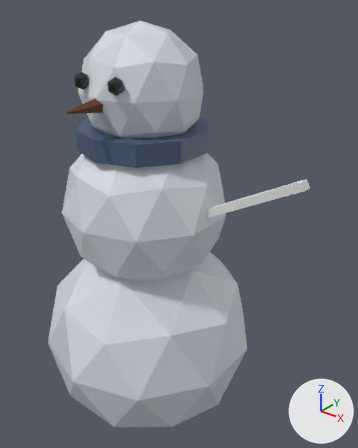
Renders of the glTF model world/human_realm/village/assets/village_snowman.glb from each side of a commit.
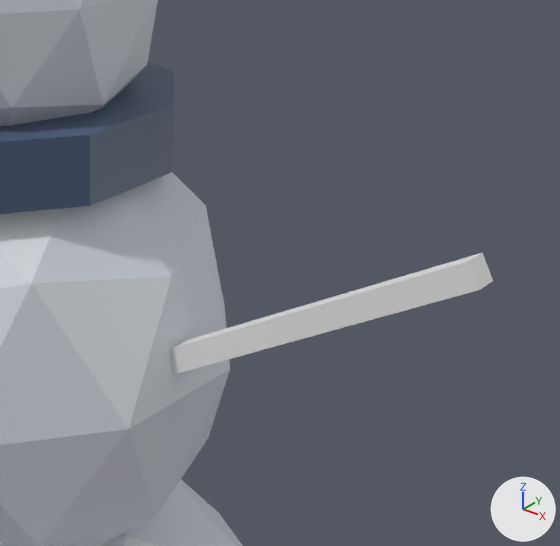
There are two pictures of each version: one whole from a camera (50 mm lens) standing at (1.242, -1.343, 1.794) and looking at (0.117, 0.064, 0.923), one close up on the part from 42% to 93% of the width and 22% to 61% of the height. The lights are fixed; the arrows at lower right show +X, +Y and +Z. The older version's two pictures come first. Vertices at exactly the same position are counted once.

Names of what the first close-up shows: 'village_snowman'.
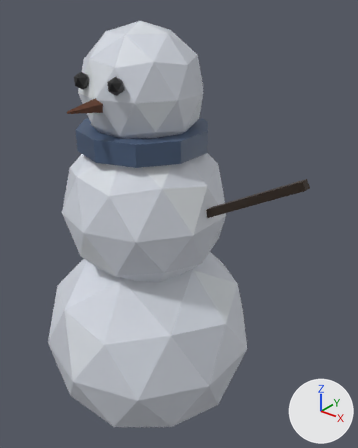
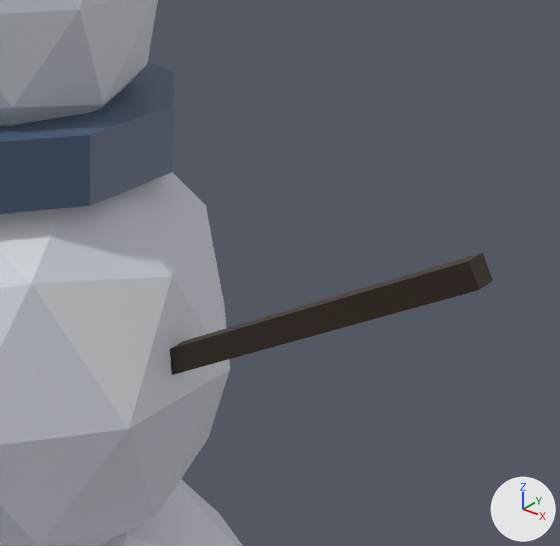
The change in detail:
me_village_snowman has 188 vertices, 344 faces and spans x -0.43..0.67, y -0.45..0.45, z -0.05..1.68.
me_village_snowman is used by ob_village_snowman; location (0.0, 0.0, 0.0).
me_village_snowman part 1: 8 faces centred in x 0.31..0.67, y -0.01..0.01, z 1.05..1.25 are repainted in the vertex colours; the middle colour goes from white #ffffff to brown #38291c.

Pixel boxes [x1, y1, x2, y2] of what changed, in the close-ups (560 x 546 px):
part 1 of me_village_snowman, recoloured (darker)
    both: [170, 253, 493, 375]
